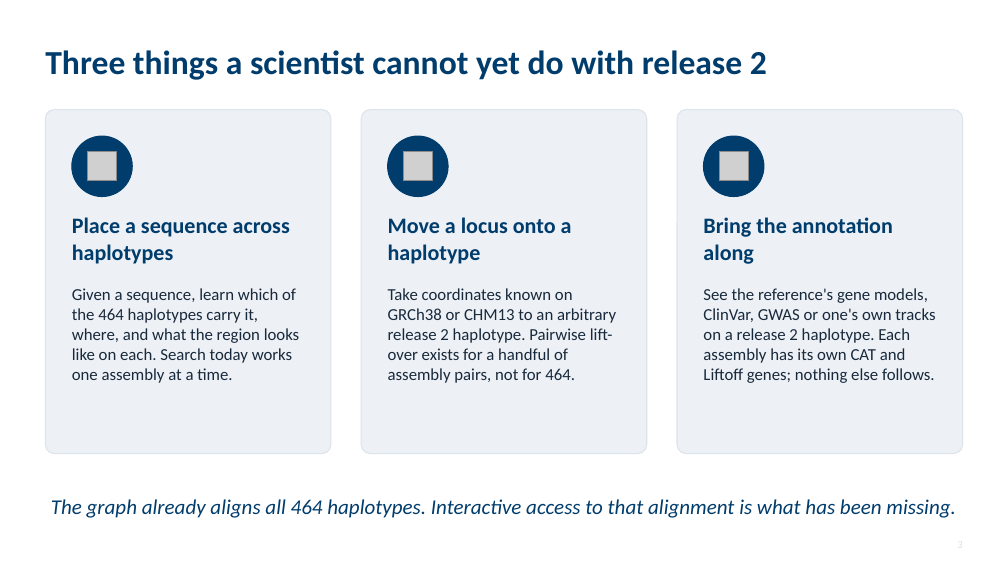
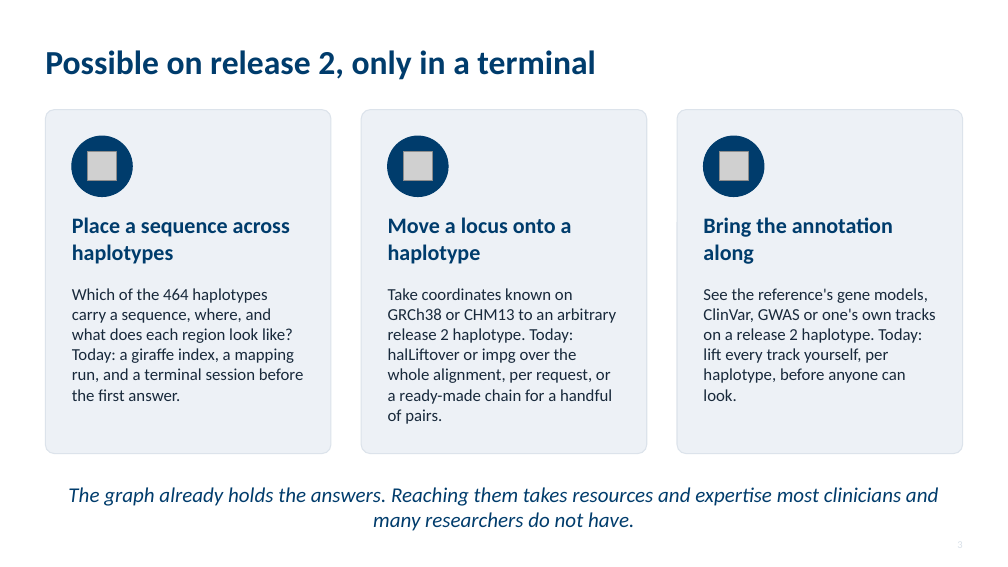
Before and after one commit to parsaeskandar/hprc_2026_poster, a slide deck: slide 3 of talk/HPRC2026_talk.pptx. Drawn at 1008x567 pixels with LibreOffice and Linux fonts; fonts in the diff are those of the drawing; grey boxes stand for pictures. Boxes give left, top, right and bottom in pixels: in the first picture for what was removed or moved away, otherwise in the second. Text is boxed around its words. In the diff, an @@ line names an element or a change of style, - is before the commit and + after.

Commit message:
Talk: existing tools need compute and a terminal, not 'no tools'

```diff
--- a/talk/HPRC2026_talk.pptx
+++ b/talk/HPRC2026_talk.pptx
@@ text at box(45, 50, 596, 80): text changed @@
-Three things a scientist cannot yet do with release 2
+Possible on release 2, only in a terminal
@@ text at box(72, 288, 304, 401): text changed @@
-Given a sequence, learn which of the 464 haplotypes carry it, where, and what the region looks like on each. Search today works one assembly at a time.
+Which of the 464 haplotypes carry a sequence, where, and what does each region look like? Today: a giraffe index, a mapping run, and a terminal session before the first answer.
@@ text at box(388, 288, 616, 424): text changed @@
-Take coordinates known on GRCh38 or CHM13 to an arbitrary release 2 haplotype. Pairwise lift-over exists for a handful of assembly pairs, not for 464.
+Take coordinates known on GRCh38 or CHM13 to an arbitrary release 2 haplotype. Today: halLiftover or impg over the whole alignment, per request, or a ready-made chain for a handful of pairs.
@@ text at box(703, 288, 935, 401): text changed @@
-See the reference's gene models, ClinVar, GWAS or one's own tracks on a release 2 haplotype. Each assembly has its own CAT and Liftoff genes; nothing else follows.
+See the reference's gene models, ClinVar, GWAS or one's own tracks on a release 2 haplotype. Today: lift every track yourself, per haplotype, before anyone can look.
@@ text at box(68, 487, 938, 531): text changed @@
-The graph already aligns all 464 haplotypes. Interactive access to that alignment is what has been missing.
+The graph already holds the answers. Reaching them takes resources and expertise most clinicians and many researchers do not have.
```
Also in this commit, not shown: 2 other slides changed, 2 other files.
